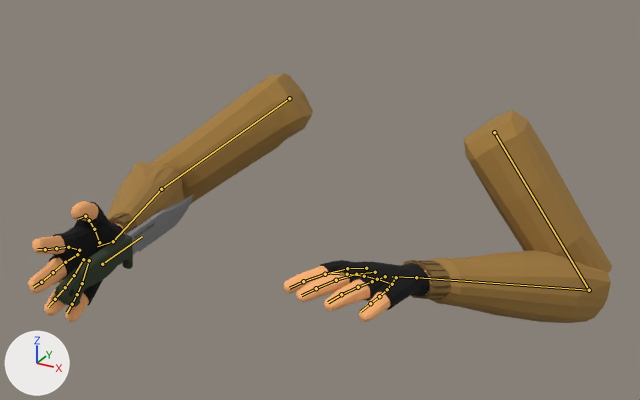
Renders of the Blender file FPS Game/Assets/Models/guns/Local_arms_knife.blend from each side of a commit.
The view is the same before and after, from a 50 mm lens placed at (2.56, -5.69, 7.47), pointed at (-0.01, -1.03, 5.14). The axes (+X, +Y, +Z) are drawn at lower left. The lights are the same throughout. Both versions are drawn at frame 135 of the action 'ArmatureAction'; the numbers are the values there. The bones that bend it are drawn over the model as lines.
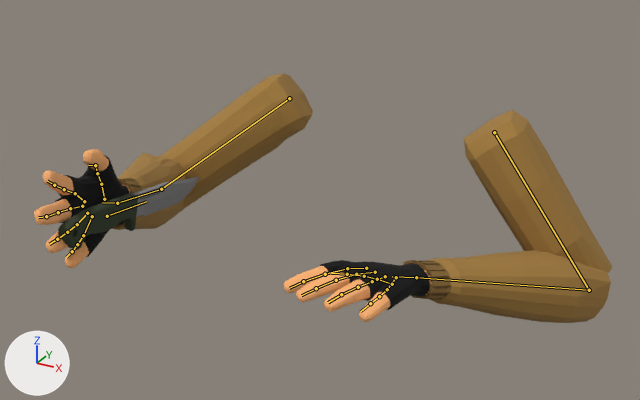
Changed parts and their boxes [x1, y1, x2, y2] in the pictures (640 x 400 px):
```json
{"object": "Mesh.001", "change": "posed", "before": [107, 73, 612, 323], "after": [112, 73, 612, 323]}
{"object": "Mesh.004", "change": "posed", "before": [28, 201, 432, 322], "after": [34, 149, 432, 322]}
{"object": "knife", "change": "posed", "before": [55, 195, 194, 307], "after": [58, 177, 199, 250], "on screen": "35% shorter"}
{"bone": "R_forearm", "before": "(161, 189) to (113, 241)", "after": "(161, 189) to (117, 203)"}
```

The change, as JSON lines over the scene's bpy script:
```json
{"block": "bone_r_forearm", "where": "bone_r_forearm = bpy.data.objects['Armature'].pose.bones['R_forearm']  # child of 'R_arm'"}
{"op": "set", "path": "bone_r_forearm.rotation_quaternion", "old": "(0.649, -0.698, 0.164, -0.254)", "new": "(0.605, -0.751, 0.17, -0.201)", "note": "degrees (-92, -8, -34) -> degrees (-101, -6, -30)"}
```
